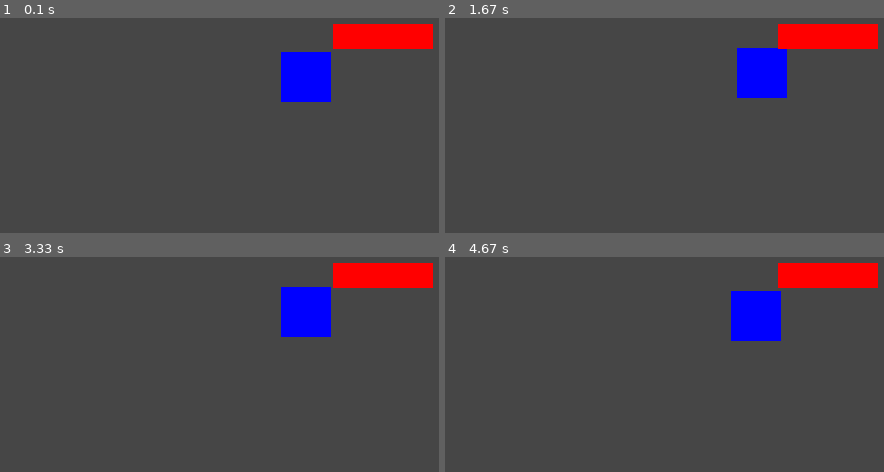
Above: before the commit, frames 1-4 (two rows, left to right).
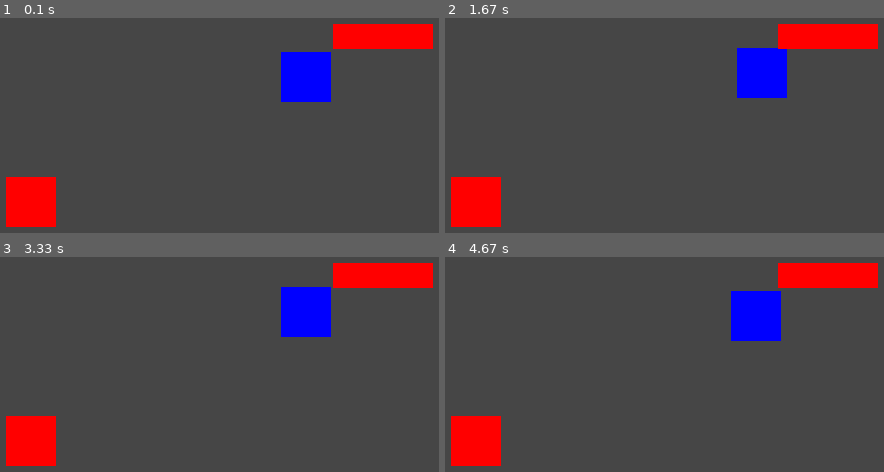
Above: after the commit, the same moments.

Repository: WindWalk12/pygame-tensorflow
Game: pygame game, started from main.py
Same seed, same stepped clock (60 frames per second), same inputs: the game is played once before the commit and once after it.
Inputs:
- Up to frame 1 (0.1 s): no input
- Up to frame 2 (1.67 s): hold Right 0.33-0.8 s; hold Up 0.83-1.13 s; hold Right 1.17-1.63 s
- Up to frame 3 (3.33 s): hold Left 1.67-2.2 s; hold Down 2.23-2.53 s; hold Left 2.57-2.97 s; hold Up from 3 s (still down)
- Up to frame 4 (4.67 s): release Up at 3.37 s; hold Right 3.4-4.03 s; hold Down 4.07-4.43 s; hold Left from 4.47 s (still down)

The runs differ from the first frame. In frame 1, 2.6% of the frame differs, in the area x 1-13%, y 73-98%; in frame 2, 2.6%; in frame 3, 2.6%; in frame 4, 2.6%.

Commit message:
Main file

Diff:
--- a/classes.py
+++ b/classes.py
@@ -0,0 +1,20 @@
+# This file is dedicated to classes
+import pygame
+import random
+
+# Variables
+blue = (0, 0, 255)
+red = (255, 0, 0)
+
+
+# Create rectangles
+class rectangle:
+    def __init__(self, color, rect):
+        self.color = color
+        self.rectX = rect[0]
+        self.recty = rect[1]
+        self.width = rect[2]
+        self.height = rect[3]
+
+    def render(self, screen):
+        pygame.draw.rect(screen, self.color, (self.rectX, self.recty, self.width, self.height))
--- a/main.py
+++ b/main.py
@@ -1,16 +1,10 @@
 from classes import *
-import pygame
-import random
 
 pygame.init()
 
 # Creates the screen
 screen = pygame.display.set_mode((800, 600))
 pygame.display.set_caption("Game with Tensorflow")
-
-# Variables
-blue = (0, 0, 255)
-red = (255, 0, 0)
 
 # Controllable rectangle
 center = (375, 275)
@@ -87,5 +81,9 @@
     # Creates the uncontrollable rectangle
     urect(red, urectX, urectY)
 
+    # Testing class rectangle
+    test = rectangle(red, (100, 400, 50, 50))
+    test.render(screen)
+
     # Updates the screen
     pygame.display.update()
